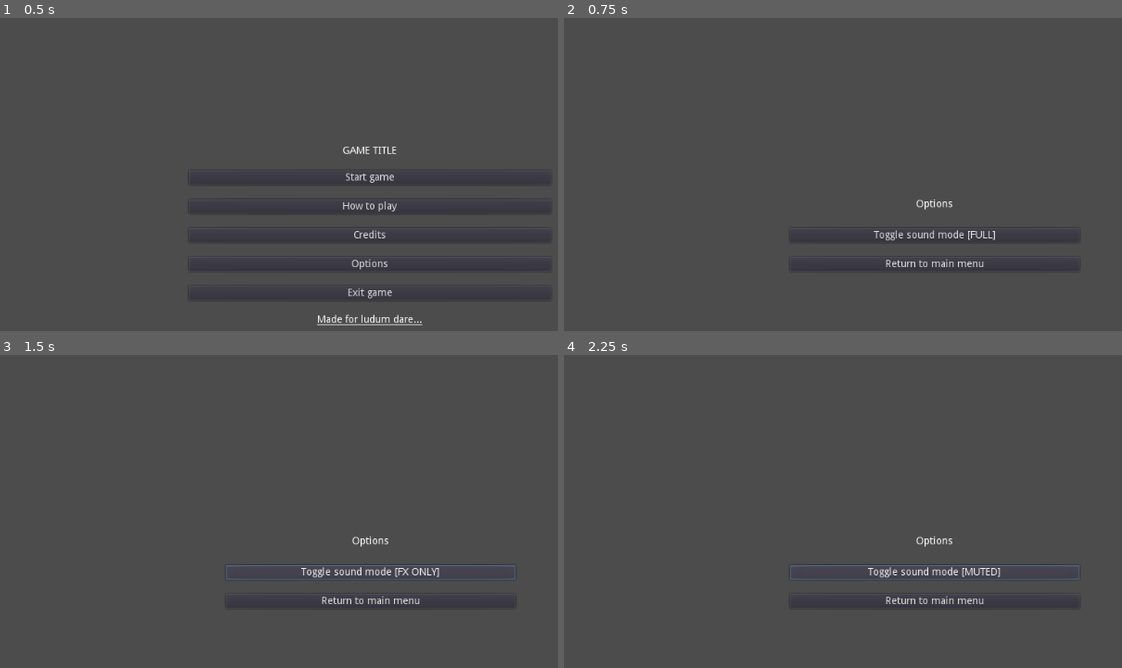
Above: before the commit, frames 1-4 (two rows, left to right).
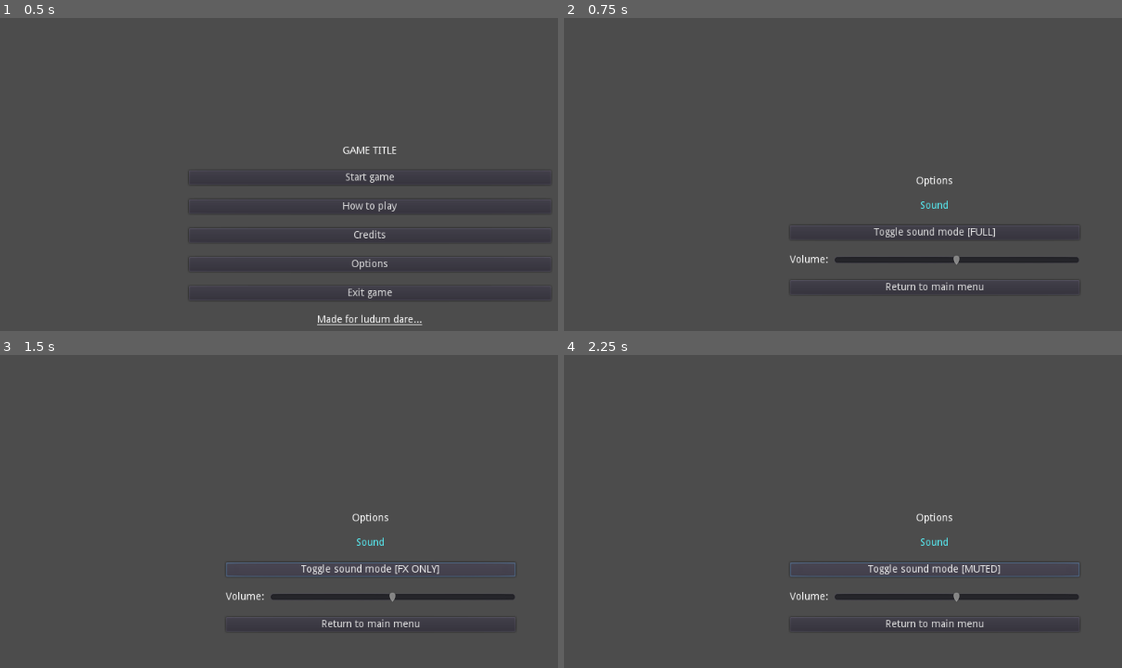
Above: after the commit, the same moments.

Repository: moisesjbc/godot-game-boilerplate
Game: Godot game, scene res://menus/main_menu/main_menu.tscn
The game is run twice, just before and just after one commit, with the same random seed, the same clock (stepped at 60 frames per second) and the same inputs.
Inputs:
- Up to frame 1 (0.5 s): no input
- Up to frame 2 (0.75 s): click "Options" at 0.5 s
- Up to frame 3 (1.5 s): click "Toggle sound mode [FULL]" at 1.25 s
- Up to frame 4 (2.25 s): click "Toggle sound mode [FX ONLY]" at 2 s

Frame 1 is identical in both runs. In frame 2, 1.7% of the frame differs, in the area x 40-93%, y 50-87%; in frame 3, 2.3%; in frame 4, 2.3%.

Commit message:
Added sound volume slider

Diff:
--- a/godot-project/globals/music_system/music_system.gd
+++ b/godot-project/globals/music_system/music_system.gd
@@ -6,7 +6,6 @@
 	MUTED
 }
 var sound_mode = SoundMode.FULL
-
 
 func toggle_sound_mode():
 	if sound_mode == SoundMode.FULL:
@@ -19,3 +18,7 @@
 		sound_mode = SoundMode.FULL
 		AudioServer.set_bus_mute(AudioServer.get_bus_index("Master"), false)
 		$music.play()
+
+
+func set_volume(volume):
+	AudioServer.set_bus_volume_db(AudioServer.get_bus_index("Master"), volume)
--- a/godot-project/globals/music_system/music_system.tscn
+++ b/godot-project/globals/music_system/music_system.tscn
@@ -3,16 +3,7 @@
 [ext_resource path="res://globals/music_system/music_system.gd" type="Script" id=1]
 
 [node name="global" type="Node2D"]
-
 script = ExtResource( 1 )
 
-[node name="music" type="AudioStreamPlayer2D" parent="." index="0"]
-
-stream = null
-volume_db = 0.0
-pitch_scale = 1.0
+[node name="music" type="AudioStreamPlayer2D" parent="."]
 autoplay = true
-max_distance = 2000.0
-attenuation = 1.0
-bus = "Master"
-area_mask = 1
--- a/godot-project/menus/options_menu/options_menu.gd
+++ b/godot-project/menus/options_menu/options_menu.gd
@@ -26,3 +26,7 @@
 		sound_mode_label = 'MUTED'
 
 	$center_container/vbox_container/sound_submenu/toggle_sound_button.text = "Toggle sound mode [" + sound_mode_label + "]"
+
+
+func _on_volume_slider_value_changed(value):
+	get_node(music_system_node_path).set_volume(value)
--- a/godot-project/menus/options_menu/options_menu.tscn
+++ b/godot-project/menus/options_menu/options_menu.tscn
@@ -1,11 +1,6 @@
-[gd_scene load_steps=4 format=2]
+[gd_scene load_steps=2 format=2]
 
-[ext_resource path="res://fonts/Ubuntu-B.ttf" type="DynamicFontData" id=1]
 [ext_resource path="res://menus/options_menu/options_menu.gd" type="Script" id=3]
-
-[sub_resource type="DynamicFont" id=2]
-size = 20
-font_data = ExtResource( 1 )
 
 [node name="options_menu" type="Control"]
 pause_mode = 2
@@ -25,9 +20,9 @@
 
 [node name="vbox_container" type="VBoxContainer" parent="center_container"]
 margin_left = 312.0
-margin_top = 251.0
+margin_top = 219.0
 margin_right = 712.0
-margin_bottom = 351.0
+margin_bottom = 383.0
 custom_constants/separation = 20
 
 [node name="options_title" type="Label" parent="center_container/vbox_container"]
@@ -39,27 +34,47 @@
 [node name="sound_submenu" type="VBoxContainer" parent="center_container/vbox_container"]
 margin_top = 34.0
 margin_right = 400.0
-margin_bottom = 60.0
+margin_bottom = 124.0
+custom_constants/separation = 20
 
 [node name="sound_title" type="Label" parent="center_container/vbox_container/sound_submenu"]
 margin_right = 400.0
-margin_bottom = 2.0
-custom_fonts/font = SubResource( 2 )
+margin_bottom = 14.0
 custom_colors/font_color = Color( 0.341176, 0.933333, 0.960784, 1 )
 text = "Sound"
 align = 1
 
 [node name="toggle_sound_button" type="Button" parent="center_container/vbox_container/sound_submenu"]
-margin_top = 6.0
+margin_top = 34.0
 margin_right = 400.0
-margin_bottom = 26.0
+margin_bottom = 54.0
 rect_min_size = Vector2( 400, 0 )
 text = "Sound mode"
 
+[node name="volume_submenu" type="HBoxContainer" parent="center_container/vbox_container/sound_submenu"]
+margin_top = 74.0
+margin_right = 400.0
+margin_bottom = 90.0
+
+[node name="volume_label" type="Label" parent="center_container/vbox_container/sound_submenu/volume_submenu"]
+margin_top = 1.0
+margin_right = 57.0
+margin_bottom = 15.0
+text = "Volume: "
+
+[node name="volume_slider" type="HSlider" parent="center_container/vbox_container/sound_submenu/volume_submenu"]
+margin_left = 61.0
+margin_right = 400.0
+margin_bottom = 16.0
+size_flags_horizontal = 3
+min_value = -75.0
+max_value = 75.0
+
 [node name="return_button" type="Button" parent="center_container/vbox_container"]
-margin_top = 80.0
+margin_top = 144.0
 margin_right = 400.0
-margin_bottom = 100.0
+margin_bottom = 164.0
 text = "Return to main menu"
 [connection signal="pressed" from="center_container/vbox_container/sound_submenu/toggle_sound_button" to="." method="_on_toggle_sound_button_pressed"]
+[connection signal="value_changed" from="center_container/vbox_container/sound_submenu/volume_submenu/volume_slider" to="." method="_on_volume_slider_value_changed"]
 [connection signal="pressed" from="center_container/vbox_container/return_button" to="." method="_on_return_button_pressed"]
